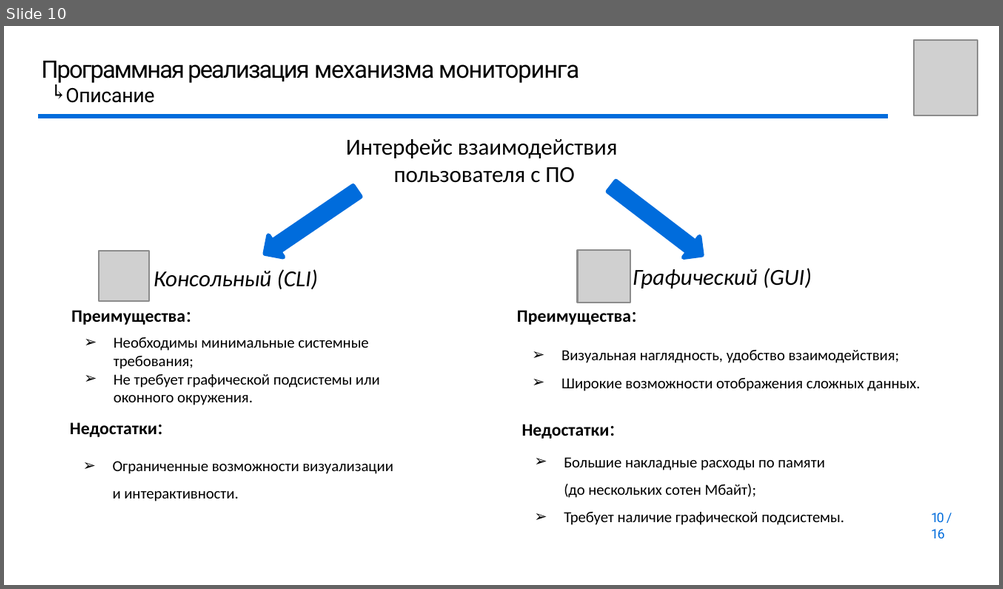
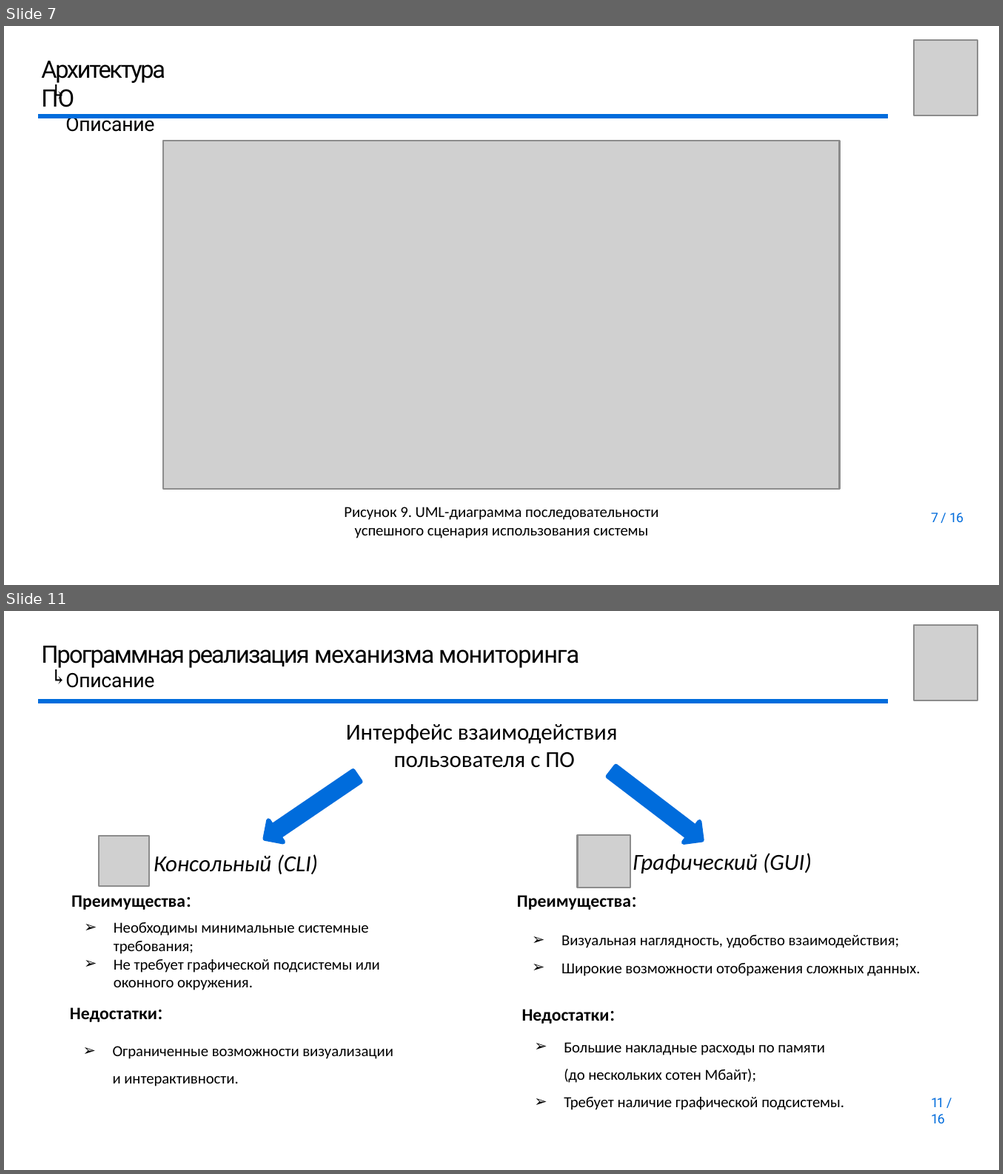
Before and after one commit to youngB0rrov/bmstu_doc, a slide deck: Master/Diploma/presentation/Презентация.pptx. Shown one above the other, each under a label of ours: slide 10 before the commit, slides 7 and 11 after it; the slides between them are not shown. The pictures are 1003x589 and 1003x1174 pixels, drawn with LibreOffice and Linux fonts; fonts in the diff are those of the drawing; grey boxes stand for pictures; background and template pictures are left out. Boxes give left, top, right and bottom in pixels: in the first picture for what was removed or moved away, otherwise in the second. Text is boxed around its words. In the diff, an @@ line names an element or a change of style, - is before the commit and + after.

```diff
--- a/Master/Diploma/presentation/Презентация.pptx
+++ b/Master/Diploma/presentation/Презентация.pptx
@@ slide 7 added at (4, 26, 999, 585), background #FFFFFF @@
@@ picture added at (913, 40, 976, 116) @@
@@ title added at (41, 61, 165, 132), 11 pt, text #000000 @@
+Архитектура ПО
+Описание
@@ text added at (45, 82, 67, 100), 9 pt, text #000000 @@
+↰
@@ freeform shape added at (39, 116, 887, 116), outline #006CDC 1.99 pt @@
@@ picture added at (163, 141, 839, 489) @@
@@ text added at (344, 507, 658, 539), 7 pt, text #000000 @@
+Рисунок 9. UML-диаграмма последовательности
+успешного сценария использования системы
@@ page number added at (930, 513, 963, 523), 6 pt, text #006CDC @@
+7 / 16
@@ what was slide 10 is now slide 11 @@
@@ page number at (930, 1098, 945, 1124): text changed @@
-10 / 16
+11 / 16
```
Also in this commit, not shown: 5 slides changed, 4 other slides added, 4 slides removed, 4 other files.
